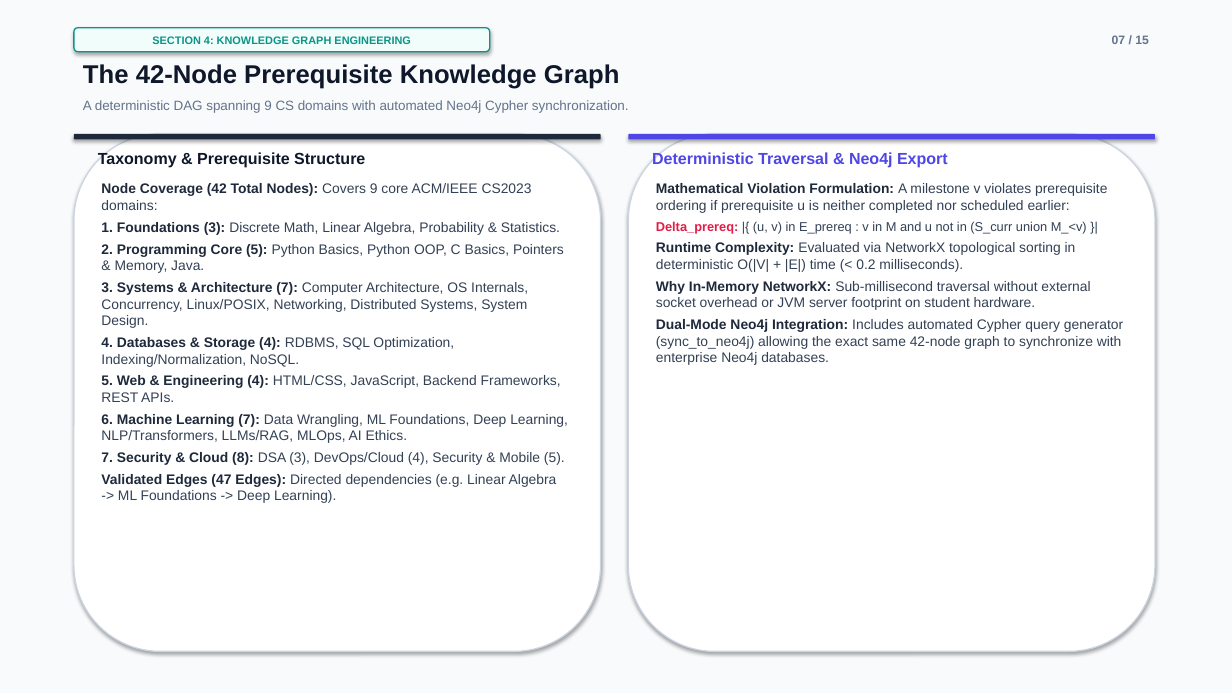
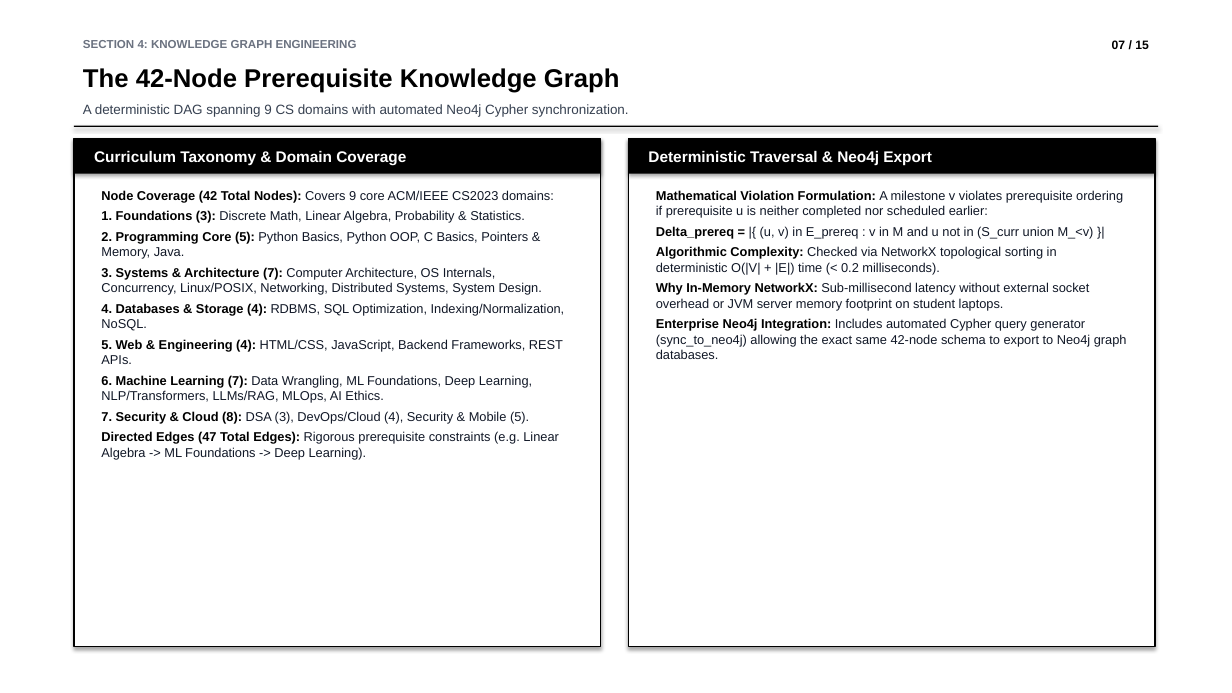
Before and after one commit to parth2024-tech/rai-project, a slide deck: slide 7 of docs/FINAL_PRESENTATION_15_SLIDES.pptx. Drawn at 1232x693 pixels with LibreOffice and Linux fonts; fonts in the diff are those of the drawing. Boxes give left, top, right and bottom in pixels: in the first picture for what was removed or moved away, otherwise in the second. Text is boxed around its words. In the diff, an @@ line names an element or a change of style, - is before the commit and + after.

```diff
--- a/docs/FINAL_PRESENTATION_15_SLIDES.pptx
+++ b/docs/FINAL_PRESENTATION_15_SLIDES.pptx
@@ rectangle at [0,0,1232,693]: fill #F8FAFC to #FFFFFF @@
@@ text "SECTION 4: KNOWLEDGE GRAPH ENGINEERING": place and size @@
-text "SECTION 4: KNOWLEDGE GRAPH ENGINEERING" at [74,28,490,52]
+text "SECTION 4: KNOWLEDGE GRAPH ENGINEERING" at [83,40,357,48]
@@ text "SECTION 4: KNOWLEDGE GRAPH ENGINEERING" at [83,40,357,48]: size 8.5 to 9 pt, text colour #0D9488 to #6B7280; alignment centre to left; vertical alignment middle to top; fill #F0FDFA to none; outline #0D9488 1 pt to none; shadow off @@
@@ text "The 42-Node Prerequisite Knowledge Graph" at [83,68,620,93]: text colour #0F172A to #000000 @@
@@ text "07 / 15" at [1112,40,1149,49]: text colour #64748B to #000000 @@
@@ text "A deterministic DAG spanning 9 ..." at [83,104,629,117]: text colour #64748B to #374151 @@
@@ rounded rectangle removed at [74,134,601,652] @@
@@ rounded rectangle removed at [74,134,601,140] @@
@@ rectangle added at [74,126,1158,127], fill #000000 @@
@@ rectangle added at [74,139,601,647], fill #FFFFFF, outline #000000 1 pt @@
@@ rectangle added at [74,139,601,174], fill #000000 @@
@@ rounded rectangle removed at [628,134,1155,652] @@
@@ rounded rectangle removed at [628,134,1155,140] @@
@@ rectangle added at [628,139,1155,647], fill #FFFFFF, outline #000000 1 pt @@
@@ rectangle added at [628,139,1155,174], fill #000000 @@
@@ text "Deterministic Traversal & Neo4j Export" at [648,151,932,165]: size 12.5 to 12 pt, text colour #4F46E5 to #FFFFFF @@
@@ text at [94,151,406,165]: text changed; size 12.5 to 12 pt; text colour #0F172A to #FFFFFF @@
-Taxonomy & Prerequisite Structure
+Curriculum Taxonomy & Domain Coverage
@@ text "Node Coverage (42 Total Nodes): ...": place and size @@
-text "Node Coverage (42 Total Nodes): ..." at [101,183,568,503]
+text "Node Coverage (42 Total Nodes): ..." at [101,190,565,460]
@@ text at [101,190,565,424]: size 10.8 to 10 pt in "Node Coverage (42 Total Nodes): Covers 9 ...", "1. Foundations (3): Discrete Math, Linear Algebra, ...", "2. Programming Core (5): Python Basics, Python ...", "3. Systems & Architecture (7): Computer Architecture, ..." and 4 more places; text colour #1E293B to #000000 in "Node Coverage (42 Total Nodes):", "1. Foundations (3):", "2. Programming Core (5):", "3. Systems & Architecture (7):" and 4 more places; text colour #334155 to #111827 in "Covers 9 core ACM/IEEE CS2023 domains:", "Discrete Math, Linear Algebra, Probability & Statistics.", "Python Basics, Python OOP, C Basics, Pointers ...", "Computer Architecture, OS Internals, Concurrency, Linux/POSI ..." and 4 more places @@
@@ text "Mathematical Violation Formulation: A milestone ...": place and size @@
-text "Mathematical Violation Formulation: A milestone ..." at [656,183,1123,365]
+text "Mathematical Violation Formulation: A milestone ..." at [656,190,1127,359]
@@ text at [656,190,1123,218]: size 10.8 to 10 pt in "Mathematical Violation Formulation: A milestone v violates ..."; text colour #1E293B to #000000 in "Mathematical Violation Formulation:"; text colour #334155 to #111827 in "A milestone v violates prerequisite ordering if ..." @@
@@ text at [656,226,1127,359]: text changed; size 10.8 to 10 pt; text colour #334155 to #111827 @@
-Delta_prereq: |{ (u, v) in E_prereq : v in M and u not in (S_curr union M_<v) }|
-Runtime Complexity: Evaluated via NetworkX topological sorting in deterministic O(|V| + |E|) time (< 0.2 milliseconds).
-Why In-Memory NetworkX: Sub-millisecond traversal without external socket overhead or JVM server footprint on student hardware.
-Dual-Mode Neo4j Integration: Includes automated Cypher query generator (sync_to_neo4j) allowing the exact same 42-node graph to synchronize with enterprise Neo4j databases.
+Delta_prereq = |{ (u, v) in E_prereq : v in M and u not in (S_curr union M_<v) }|
+Algorithmic Complexity: Checked via NetworkX topological sorting in deterministic O(|V| + |E|) time (< 0.2 milliseconds).
+Why In-Memory NetworkX: Sub-millisecond latency without external socket overhead or JVM server memory footprint on student laptops.
+Enterprise Neo4j Integration: Includes automated Cypher query generator (sync_to_neo4j) allowing the exact same 42-node schema to export to Neo4j graph databases.
@@ text at [101,431,559,460]: text changed; size 10.8 to 10 pt; text colour #334155 to #111827 @@
-Validated Edges (47 Edges): Directed dependencies (e.g. Linear Algebra -> ML Foundations -> Deep Learning).
+Directed Edges (47 Total Edges): Rigorous prerequisite constraints (e.g. Linear Algebra -> ML Foundations -> Deep Learning).
```
Also in this commit, not shown: 14 other slides changed, 23 other files.
